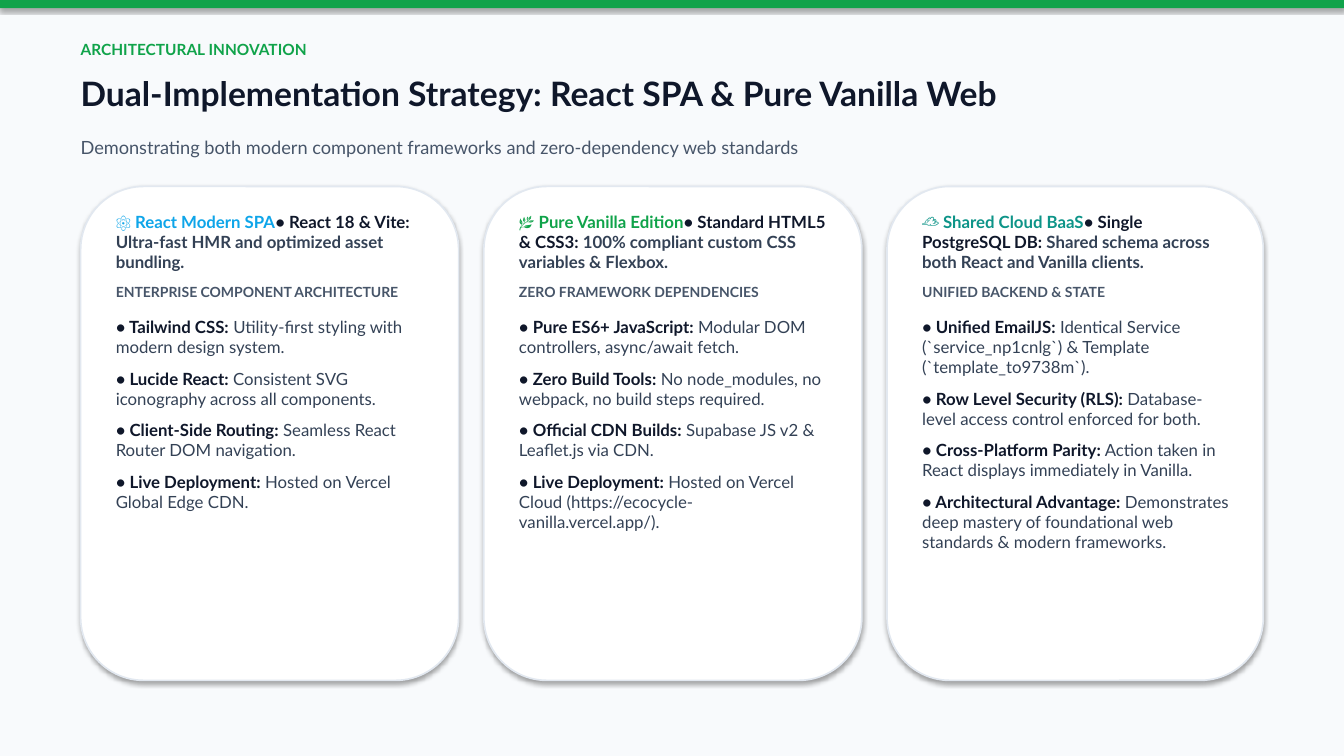
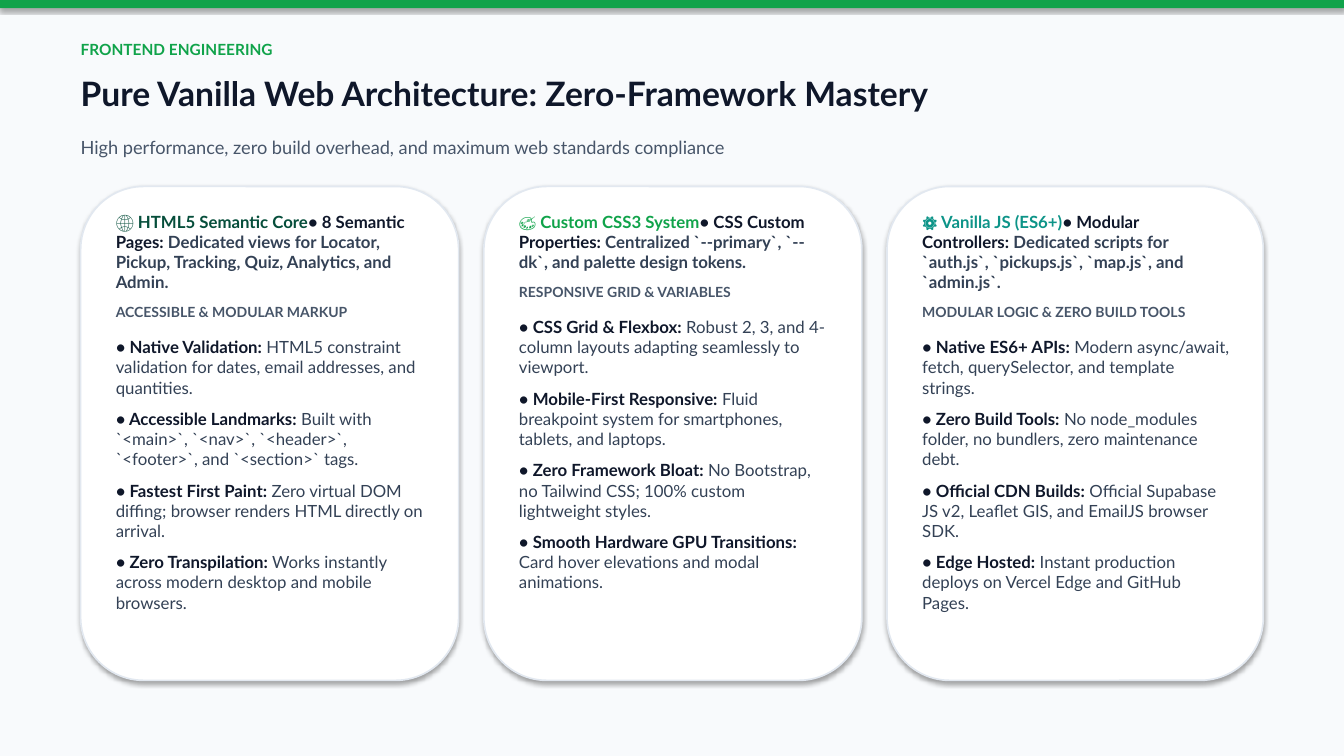
Before and after one commit to chandan-bk/ecocycle-vanilla, a slide deck: slide 6 of EcoCycle_Project_Presentation.pptx. Drawn at 1344x756 pixels with LibreOffice and Linux fonts; fonts in the diff are those of the drawing. Boxes give left, top, right and bottom in pixels: in the first picture for what was removed or moved away, otherwise in the second. Text is boxed around its words. In the diff, an @@ line names an element or a change of style, - is before the commit and + after.

Commit message:
docs(presentation): restrict presentation deck strictly to pure vanilla web stack

```diff
--- a/EcoCycle_Project_Presentation.pptx
+++ b/EcoCycle_Project_Presentation.pptx
@@ text at [81,43,273,55]: text changed @@
-ARCHITECTURAL INNOVATION
+FRONTEND ENGINEERING
@@ text at [81,81,928,112]: text changed @@
-Dual-Implementation Strategy: React SPA & Pure Vanilla Web
+Pure Vanilla Web Architecture: Zero-Framework Mastery
@@ text at [81,140,725,158]: text changed @@
-Demonstrating both modern component frameworks and zero-dependency web standards
+High performance, zero build overhead, and maximum web standards compliance
@@ text at [116,215,423,609]: text changed; bold off @@
-⚛️ React Modern SPA• React 18 & Vite: Ultra-fast HMR and optimized asset bundling.
-ENTERPRISE COMPONENT ARCHITECTURE
-• Tailwind CSS: Utility-first styling with modern design system.
-• Lucide React: Consistent SVG iconography across all components.
-• Client-Side Routing: Seamless React Router DOM navigation.
-• Live Deployment: Hosted on Vercel Global Edge CDN.
+🌐 HTML5 Semantic Core• 8 Semantic Pages: Dedicated views for Locator, Pickup, Tracking, Quiz, Analytics, and Admin.
+ACCESSIBLE & MODULAR MARKUP
+• Native Validation: HTML5 constraint validation for dates, email addresses, and quantities.
+• Accessible Landmarks: Built with `<main>`, `<nav>`, `<header>`, `<footer>`, and `<section>` tags.
+• Fastest First Paint: Zero virtual DOM diffing; browser renders HTML directly on arrival.
+• Zero Transpilation: Works instantly across modern desktop and mobile browsers.
@@ text at [519,215,825,588]: text changed @@
-🌿 Pure Vanilla Edition• Standard HTML5 & CSS3: 100% compliant custom CSS variables & Flexbox.
-ZERO FRAMEWORK DEPENDENCIES
-• Pure ES6+ JavaScript: Modular DOM controllers, async/await fetch.
-• Zero Build Tools: No node_modules, no webpack, no build steps required.
-• Official CDN Builds: Supabase JS v2 & Leaflet.js via CDN.
-• Live Deployment: Hosted on Vercel Cloud (https://ecocycle-vanilla.vercel.app/).
+🎨 Custom CSS3 System• CSS Custom Properties: Centralized `--primary`, `--dk`, and palette design tokens.
+RESPONSIVE GRID & VARIABLES
+• CSS Grid & Flexbox: Robust 2, 3, and 4-column layouts adapting seamlessly to viewport.
+• Mobile-First Responsive: Fluid breakpoint system for smartphones, tablets, and laptops.
+• Zero Framework Bloat: No Bootstrap, no Tailwind CSS; 100% custom lightweight styles.
+• Smooth Hardware GPU Transitions: Card hover elevations and modal animations.
@@ text at [922,215,1229,612]: text changed @@
-☁️ Shared Cloud BaaS• Single PostgreSQL DB: Shared schema across both React and Vanilla clients.
-UNIFIED BACKEND & STATE
-• Unified EmailJS: Identical Service (`service_np1cnlg`) & Template (`template_to9738m`).
-• Row Level Security (RLS): Database-level access control enforced for both.
-• Cross-Platform Parity: Action taken in React displays immediately in Vanilla.
-• Architectural Advantage: Demonstrates deep mastery of foundational web standards & modern frameworks.
+⚙️ Vanilla JS (ES6+)• Modular Controllers: Dedicated scripts for `auth.js`, `pickups.js`, `map.js`, and `admin.js`.
+MODULAR LOGIC & ZERO BUILD TOOLS
+• Native ES6+ APIs: Modern async/await, fetch, querySelector, and template strings.
+• Zero Build Tools: No node_modules folder, no bundlers, zero maintenance debt.
+• Official CDN Builds: Official Supabase JS v2, Leaflet GIS, and EmailJS browser SDK.
+• Edge Hosted: Instant production deploys on Vercel Edge and GitHub Pages.
```
Also in this commit, not shown: 6 other slides changed, 1 other file.
